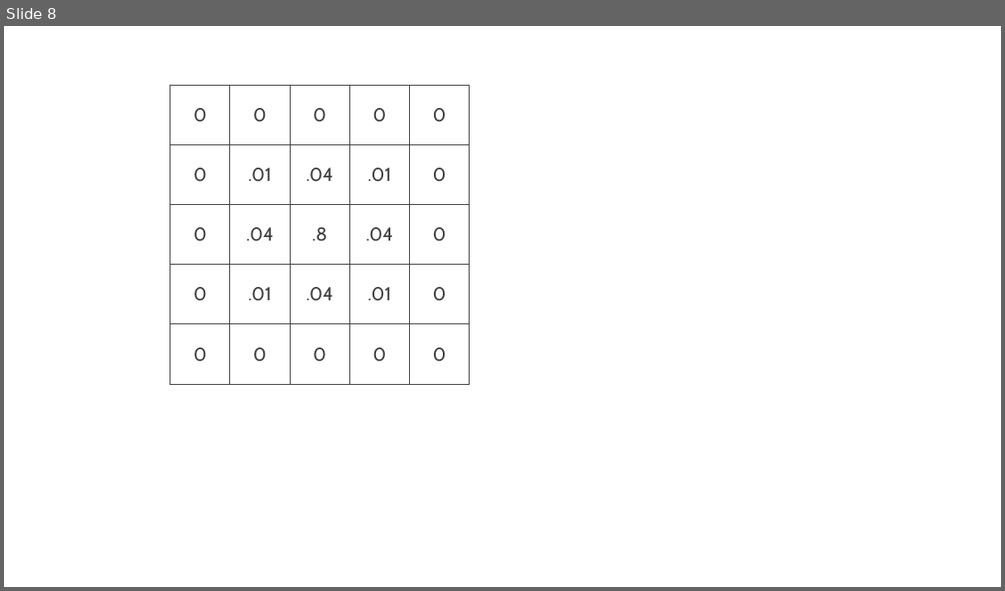
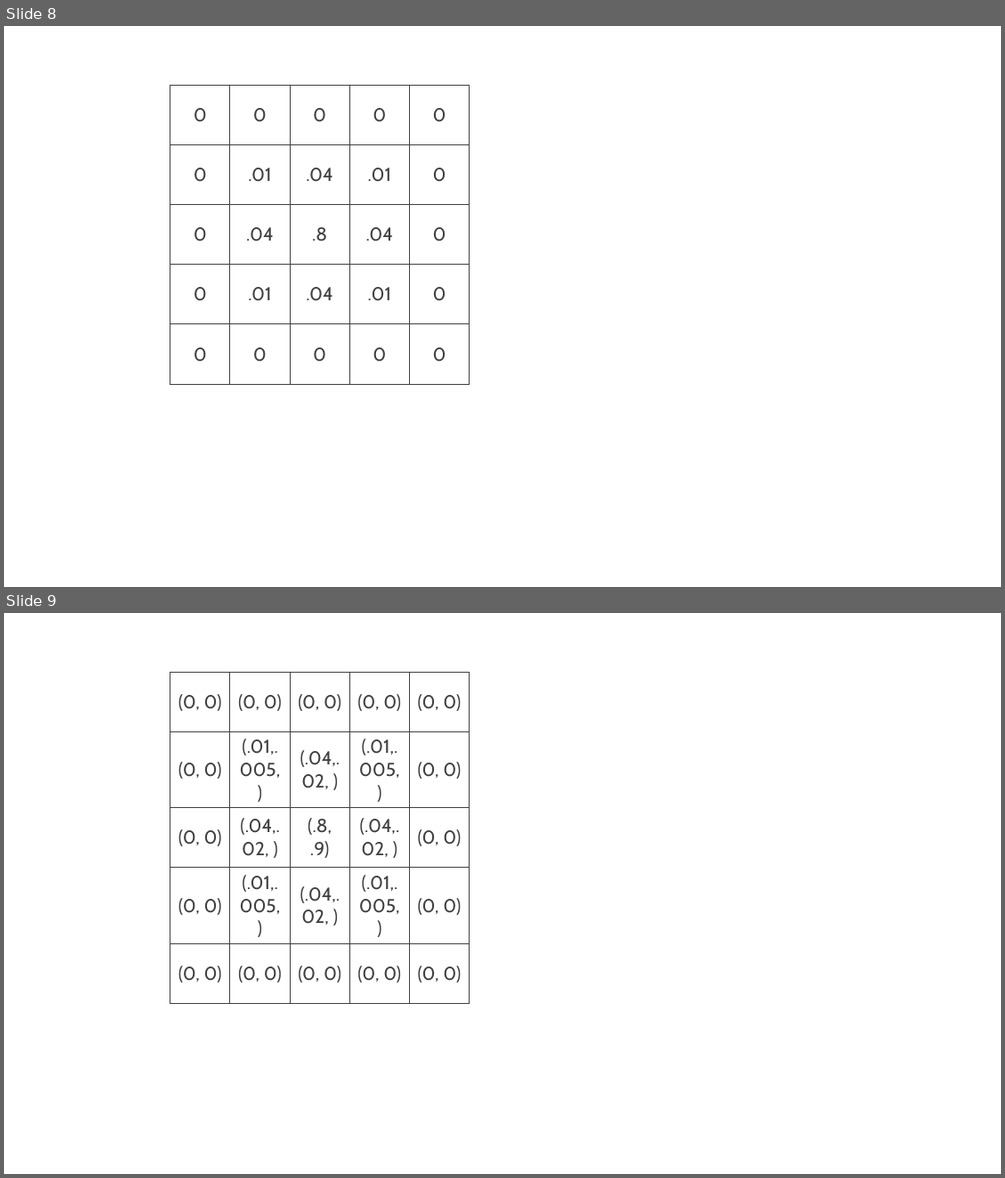
Before and after one commit to PurpleAvatar/multiscale_biological_modeling, a slide deck: figures/MMBS Figures.pptx. Shown one above the other, each under a label of ours: slide 8 before the commit, slides 8 and 9 after it. The pictures are 1005x591 and 1005x1178 pixels, drawn with LibreOffice and Linux fonts; fonts in the diff are those of the drawing. Boxes give left, top, right and bottom in pixels: in the first picture for what was removed or moved away, otherwise in the second. Text is boxed around its words. In the diff, an @@ line names an element or a change of style, - is before the commit and + after.

```diff
--- a/figures/MMBS Figures.pptx
+++ b/figures/MMBS Figures.pptx
@@ slide 9 added at box(4, 613, 1001, 1174), background #FFFFFF @@
@@ table added at box(170, 672, 469, 1001), 5 rows, 5 columns @@
+(0, 0) | (0, 0) | (0, 0) | (0, 0) | (0, 0)
+(0, 0) | (.01,.005, ) | (.04,.02, ) | (.01,.005, ) | (0, 0)
+(0, 0) | (.04,.02, ) | (.8, .9) | (.04,.02, ) | (0, 0)
+(0, 0) | (.01,.005, ) | (.04,.02, ) | (.01,.005, ) | (0, 0)
+(0, 0) | (0, 0) | (0, 0) | (0, 0) | (0, 0)
```
Also in this commit, not shown: 2 other files.
